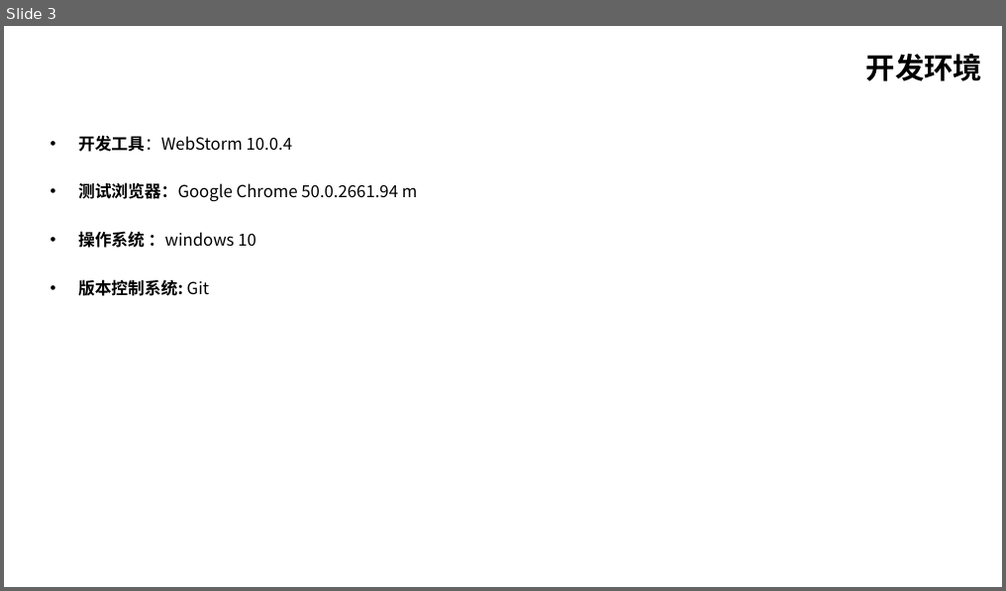
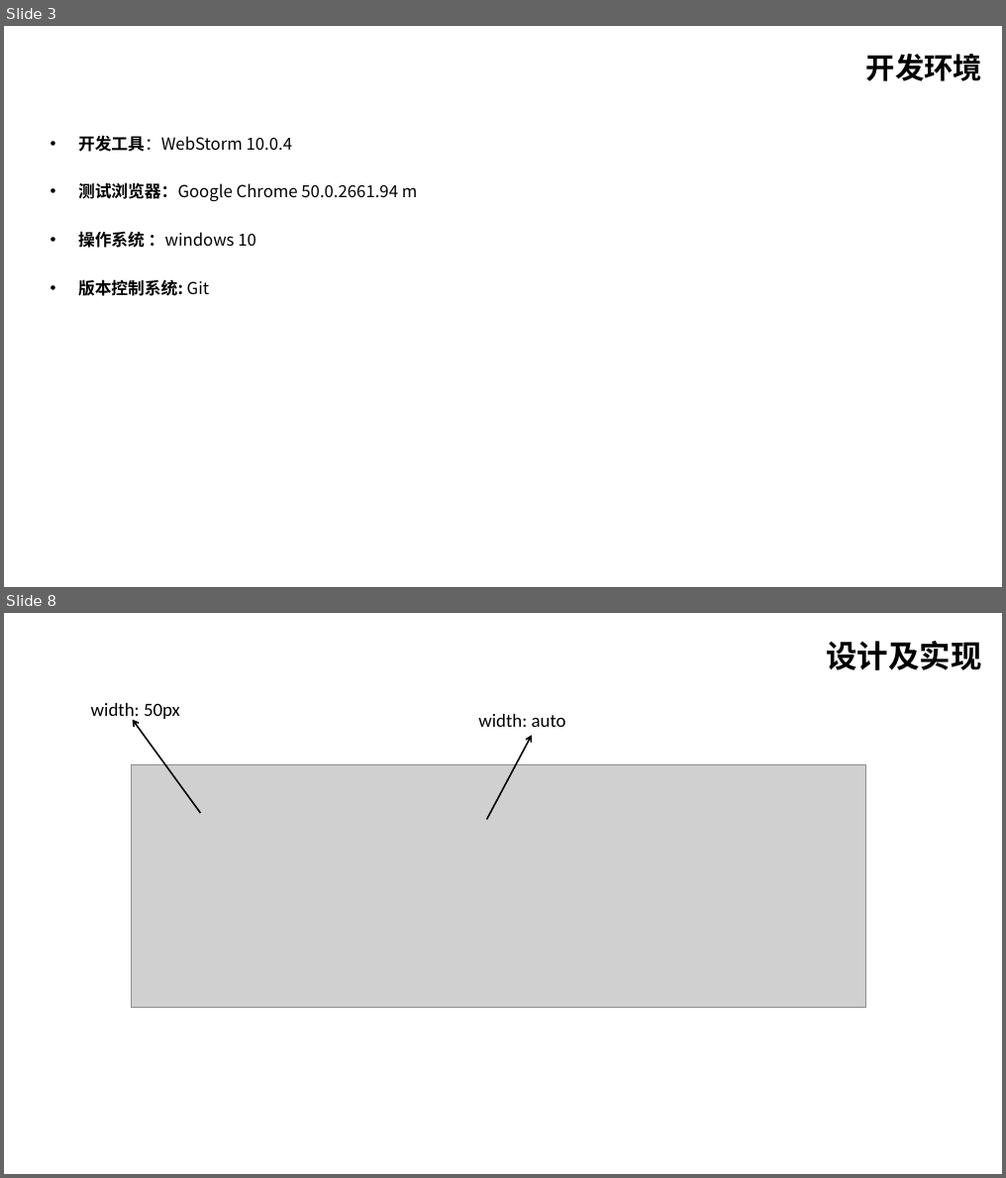
Before and after one commit to huiyaoren/CYMOOC, a slide deck: doc/传一在线教育网站.ppt. Shown one above the other, each under a label of ours: slide 3 before the commit, slides 3 and 8 after it; the slides between them are not shown. The pictures are 1006x591 and 1006x1178 pixels, drawn with LibreOffice and Linux fonts; fonts in the diff are those of the drawing; grey boxes stand for pictures. Boxes give left, top, right and bottom in pixels: in the first picture for what was removed or moved away, otherwise in the second. Text is boxed around its words. In the diff, an @@ line names an element or a change of style, - is before the commit and + after.

```diff
--- a/doc/传一在线教育网站.ppt
+++ b/doc/传一在线教育网站.ppt
@@ slide 8 added at (4,613,1002,1174), background #FFFFFF @@
@@ text added at (827,641,982,670), 30 pt, text #000000, bold @@
+设计及实现
@@ text added at (91,703,180,721), 18 pt, text #000000 @@
+width: 50px
@@ arrow added from (201, 813) to (132, 719), #000000 1.5 pt @@
@@ text added at (478,714,566,727), 18 pt, text #000000 @@
+width: auto
@@ arrow added from (486, 820) to (532, 735), #000000 1.5 pt @@
@@ picture added at (131,764,865,1007) @@
```
Also in this commit, not shown: 7 slides changed, 7 other slides added, 9 slides removed, 1 other file.
